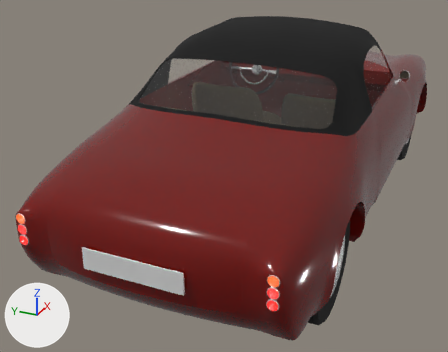
Before and after pictures for a commit that changed the glTF model examples/vehicle_example/vehicle_example.gltf.
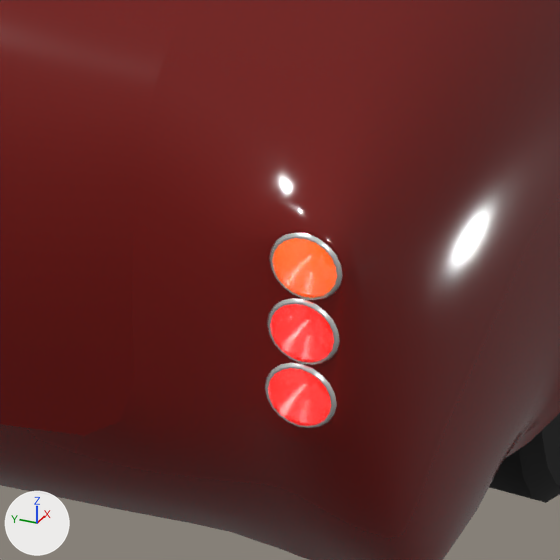
The first picture shows the older version from a 50 mm camera at (-3.89, -1.34, 2.08) aimed at (-0.3, 0.28, 0.29). The close-ups show the older and then the newer version on the part from 48% to 72% of the width and 66% to 96% of the height of that picture. Only the edits that show in the close-ups are written down. Lighting does not change. The marker at lower left points along +X, +Y and +Z. Where no turn or scale is listed for an object, it has been applied to the vertices.

The first close-up shows 'Body', 'Indicator_Lens_BR', 'Indicator_Reflector_BR', 'Light_Brake_Lens_BR', 'Light_Brake_Reflector_BR', 'Light_Tail_Lens_BR', 'Light_Tail_Reflector_BR', 'Tire_BR', 'Trunk_Lid'.
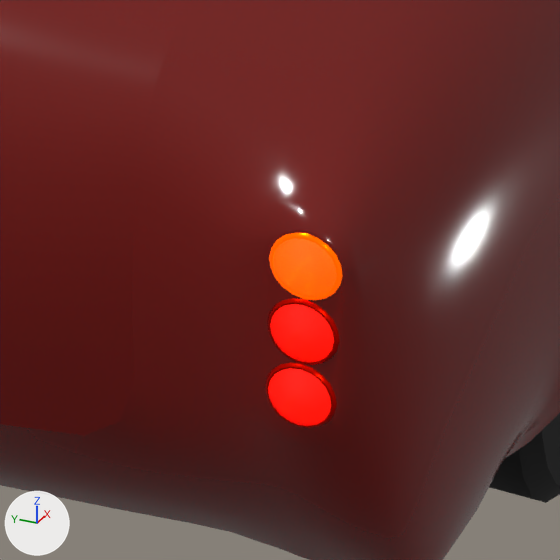
Where the change shows, as pixel boxes (x1, y1, x2, y2) in the close-ups (560 x 560 px):
'Indicator_Reflector_BR', recoloured (white to orange): (269, 233, 343, 300) in both
'Light_Tail_Reflector_BR', recoloured (white to red): (267, 298, 340, 365) in both
'Light_Brake_Reflector_BR', recoloured (white to red): (265, 363, 337, 428) in both

The edits, one by one:
Material 'Light_Tail_Reflector_Right' (mat_light_tail_reflector_right) is new.
Its base color is (1.0, 0.006, 0.0) (red #ff1200).
Its metallic is 1.0.
Its roughness is 0.2.
Material 'Light_Indicator_Reflector_Right' (mat_light_indicator_reflector_right) is new.
Its base color is (1.0, 0.102, 0.0) (orange #ff5a00).
Its metallic is 1.0.
Its roughness is 0.2.
Its emission color is (1.0, 0.102, 0.0) (orange #ff5a00).
Its emission strength is 1.0.
Material 'Light_Brake_Reflector_Left' (mat_light_brake_reflector_left) is new.
Its base color is (1.0, 0.006, 0.0) (red #ff1200).
Its metallic is 1.0.
Its roughness is 0.2.
me_light_brake_reflector_br has 180 vertices, 338 faces and spans x -0.0244..0.0, y -0.0297..0.0297, z -0.0297..0.0297.
me_light_brake_reflector_br no longer uses material mat_chrome (white #ffffff).
me_light_brake_reflector_br gains material mat_light_brake_reflector_left (red #ff1200).
me_indicator_reflector_br has 180 vertices, 338 faces and spans x -0.0244..0.0, y -0.0297..0.0297, z -0.0297..0.0297.
me_indicator_reflector_br no longer uses material mat_chrome (white #ffffff).
me_indicator_reflector_br gains material mat_light_indicator_reflector_right (orange #ff5a00, glowing orange #ff5a00).
me_light_tail_reflector_br has 180 vertices, 338 faces and spans x -0.0244..0.0, y -0.0297..0.0297, z -0.0297..0.0297.
me_light_tail_reflector_br no longer uses material mat_chrome (white #ffffff).
me_light_tail_reflector_br gains material mat_light_tail_reflector_right (red #ff1200).
